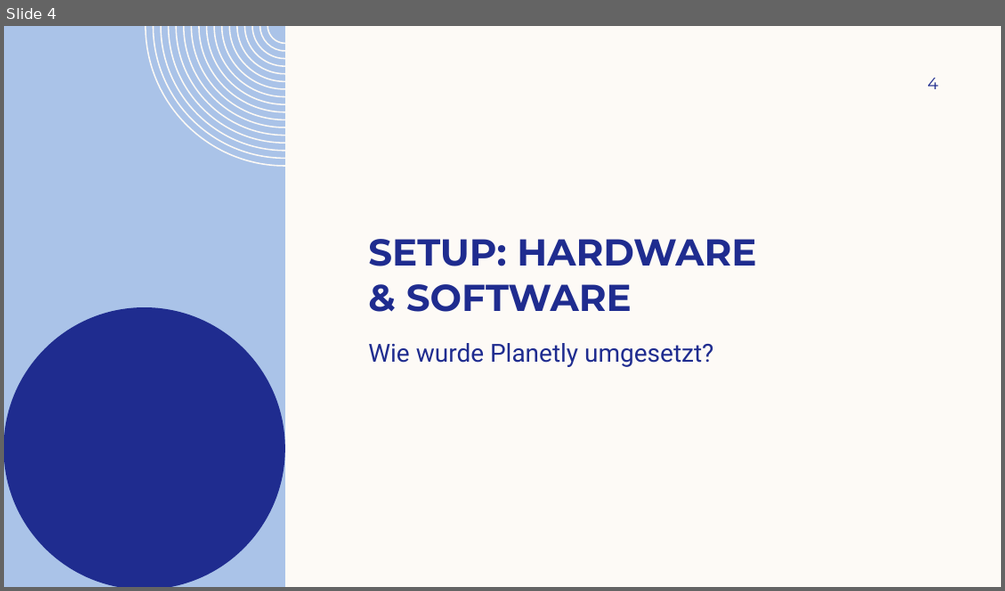
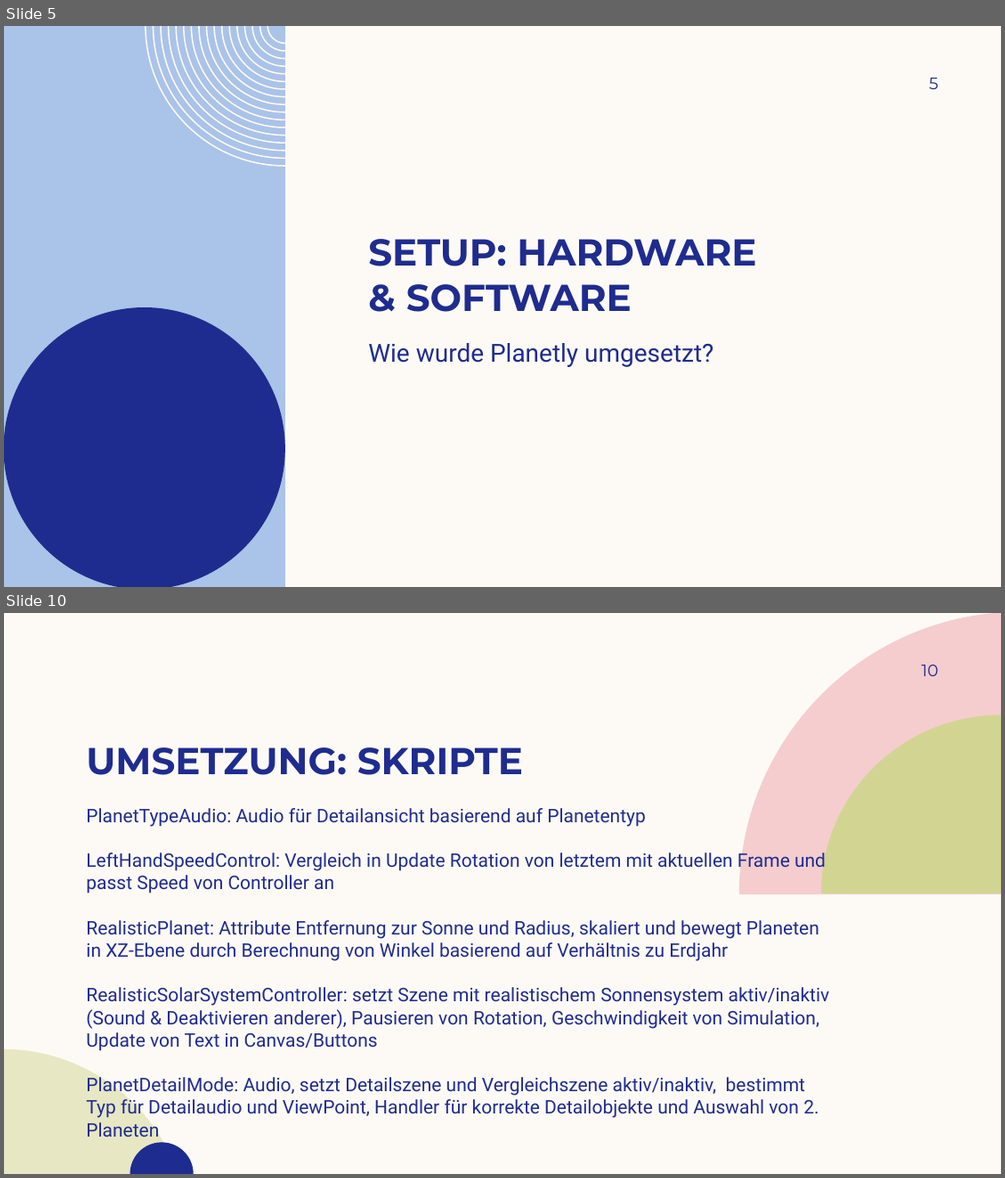
Before and after one commit to daisiedjulietse25/mr-endprojekt-Pospischek-2026-10-18_02-25-46, a slide deck: Praesentation.pptx. Shown one above the other, each under a label of ours: slide 4 before the commit, slides 5 and 10 after it; the slides between them are not shown. The pictures are 1005x591 and 1005x1178 pixels, drawn with LibreOffice and Linux fonts; fonts in the diff are those of the drawing; background and template pictures are left out. Boxes give left, top, right and bottom in pixels: in the first picture for what was removed or moved away, otherwise in the second. Text is boxed around its words. In the diff, an @@ line names an element or a change of style, - is before the commit and + after.

```diff
--- a/Praesentation.pptx
+++ b/Praesentation.pptx
@@ slide 10 added at [4,613,1001,1174], background #FDFAF6 @@
@@ freeform shape added at [739,613,1001,894], fill #F5CDCE @@
@@ page number added at [922,665,938,676], 16 pt, text #1F2C8F @@
+10
@@ freeform shape added at [821,714,1001,893], fill #D2D592 @@
@@ title added at [86,747,523,775], 36 pt, text #1F2C8F, bold @@
+UMSETZUNG: SKRIPTE
@@ text added at [86,808,830,1136], 18 pt, text #1F2C8F @@
+PlanetTypeAudio: Audio für Detailansicht basierend auf Planetentyp
+LeftHandSpeedControl: Vergleich in Update Rotation von letztem mit aktuellen Frame und passt Speed von Controller an
+RealisticPlanet: Attribute Entfernung zur Sonne und Radius, skaliert und bewegt Planeten in XZ-Ebene durch Berechnung von Winkel basierend auf Verhältnis zu Erdjahr
+RealisticSolarSystemController: setzt Szene mit realistischem Sonnensystem aktiv/inaktiv (Sound & Deaktivieren anderer), Pausieren von Rotation, Geschwindigkeit von Simulation, Update von Text in Canvas/Buttons
+PlanetDetailMode: Audio, setzt Detailszene und Vergleichszene aktiv/inaktiv, bestimmt Typ für Detailaudio und ViewPoint, Handler für korrekte Detailobjekte und Auswahl von 2. Planeten
@@ freeform shape added at [4,1049,178,1174], fill #D2D592 at 50% opacity @@
@@ freeform shape added at [129,1143,194,1174], fill #1F2C8F @@
@@ what was slide 4 is now slide 5 @@
@@ page number at [929,78,938,89]: text changed @@
-4
+5
```
Also in this commit, not shown: 3 slides changed, 8 other slides added, 7 slides removed, 3 other files.
